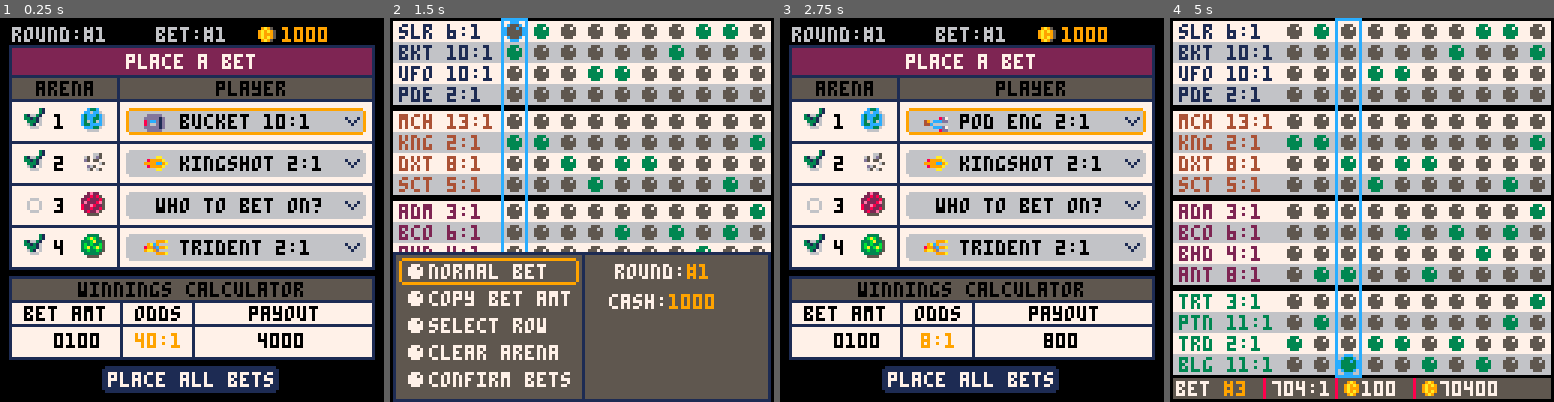
Above: before the commit, frames 1-4 (left to right).
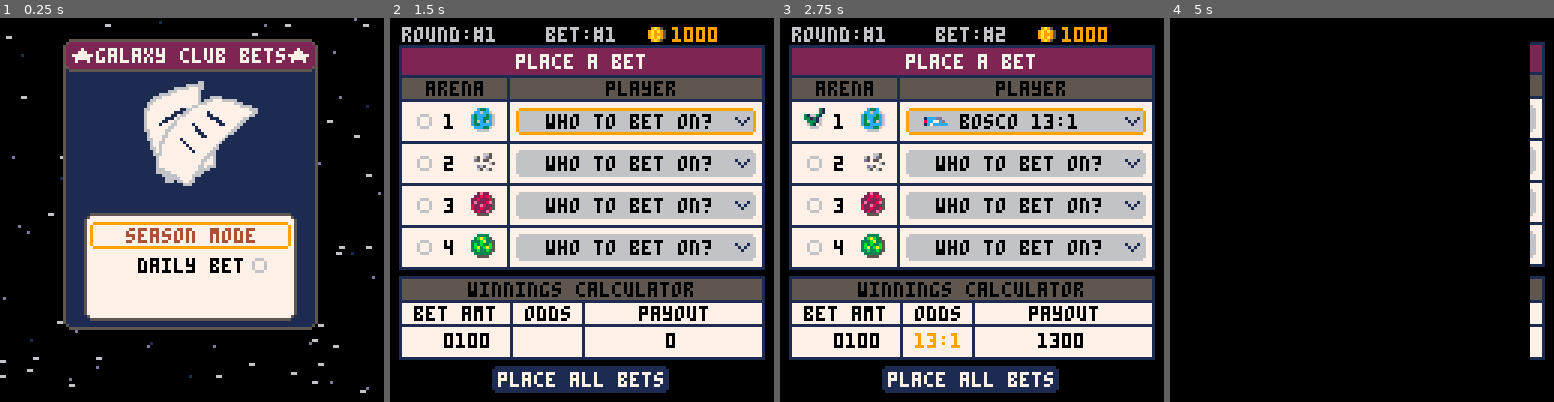
Above: after the commit, the same moments.

Repository: suspicious-smoke/club-bets-pico8
Game: PICO-8 cartridge galaxy_club_bets.p8
Two runs of this game, one before a commit and one after it. Both use one fixed random seed, a clock stepped at 60 frames per second and the inputs below.
Inputs:
- Up to frame 1 (0.25 s): no input
- Up to frame 2 (1.5 s): tap X (X key) at 0.33, 1.07 s; tap O (Z key) at 0.7 s
- Up to frame 3 (2.75 s): hold Right 1.6-2.1 s; tap O (Z key) at 1.7, 2.1, 2.5 s; tap X (X key) at 1.85 s; hold Up 2.15-2.42 s; hold Right from 2.47 s (still down)
- Up to frame 4 (5 s): tap O (Z key) every 0.4 s from 2.9 to 4.9 s; tap X (X key) at 2.97, 4.08 s; release Right at 3.03 s; hold Left 3.08-3.58 s; hold Down 3.63-3.97 s; hold Right 4.02-4.68 s; hold Up from 4.73 s (still down)

The runs differ from the first frame. In frame 1, 72% of the frame differs, in the area x 0-100%, y 0-98%; in frame 2, 85%; in frame 3, 2.9%; in frame 4, 91%, in the area x 0-100%, y 0-100%.

Commit message:
ticket print animation

Diff:
--- a/galaxy_club_bets.p8
+++ b/galaxy_club_bets.p8
@@ -105,18 +105,21 @@
 	f2c={7,6,6,5}--white to grey
 	f3c={7,12,12,1}--blue flame
 	isdailybet=false
+
+	is_printing,print_bet,t_sep=false,1,0
+
 	_upd=blank
 	_drw=blank
 	--fill_arenas()
 
-	init_season()
-	dummy_bets()
+	--init_season()
+	--dummy_bets()
 	--init_quickbetpage()
 	--init_gameover()
 	--calculate_winners()
 	--init_confirm()
 	--init_watch_race()
-	--init_menu()
+	init_menu()
 
 	--init_victory()
 end
@@ -218,13 +221,18 @@
 	if dailybetplaced then
 		menu_items={"season mode", "daily bet", "print daily bet"}
 	end
+	t_upd=blank--ticket update
 	_upd=upd_menu
 	_drw=drw_menu
 end
 
 function upd_menu()
+	t_upd()
 	animatestars()
 	sn=1.5*sin(time()*0.5)
+	if is_printing then
+		return
+	end
 	if btnp(⬆️) then
 		sfx(0)
 		mm_sel=(mm_sel-2)%#menu_items+1
@@ -232,15 +240,17 @@
 		sfx(0)
 		mm_sel=(mm_sel%#menu_items)+1
 	elseif btnp(🅾️) then
-		sfx(14)
+
 		music(-1)
 		if mm_sel==1 then
+			sfx(14)
 			reset_season()
 			trn_state(init_betpage)
 		elseif mm_sel==2 then
+			sfx(14)
 			init_daily_bet()
 		elseif mm_sel==3 then
-			print_ticket()
+			init_print_ticket()
 		end
 	end
 end
@@ -260,6 +270,13 @@
 	--daily bet checkmark
 	_dail_bet_spr=(dailybetplaced) and 39 or 38
 	spr(_dail_bet_spr,83,78)
+	if is_printing then
+
+		draw_ticket(print_bet,20,140+tick_y)
+		rrectfill(24,110,80,9,1,1)
+		print("printing to desktop",26,112,9)
+
+	end
 end
 
 function init_daily_bet()
@@ -272,8 +289,37 @@
 	end
 end
 
+function init_print_ticket()
+	print_ticket()
+	tik_tmr=0
+	tick_y=0
+	is_printing=true
+	t_upd=upd_menu_ticket
+end
+
+function upd_menu_ticket()
+	tik_tmr+=1
+	if tik_tmr<40 then
+		if rnd(1)>0.5 then
+			sfx(17)
+		else
+			sfx(18)
+		end
+		tick_y-=3
+	elseif tik_tmr==46 then
+		sfx(16)
+		tick_y-=16
+	elseif tik_tmr>70 and tik_tmr<90 then
+		tick_y-=6
+	elseif tik_tmr>90 then
+		is_printing=false
+		t_upd=blank
+	end
+end
+
 function print_ticket()
 	load_daily_bet()
+	print_bet=1
 	--recommended font: consolas 11pt, two column. remove spacing before/after paragraph
 	filename="galaxy club daily bets "..day.."."..month.."."..year
 	header="*********************\ngalaxy club daily bet\n*********************\n   date: "..date
@@ -303,6 +349,7 @@
 				for i_aplyr=1,4 do
 					local a_plyr=arenas[i_arena][i_aplyr]
 					if bets[i_bet][2][i_arena][i_aplyr] then
+						print_bet=i_bet
 						p_txt=p_txt.."\narena "..i_arena..": "..get_player_string(i_arena,i_aplyr)
 					end
 				end
@@ -961,7 +1008,7 @@
 	if gameover_mode==1 then
 		if lerp_ticket() then
 			t_tmr=0
-			sfx(7)
+			sfx(16)
 			gameover_mode=2
 		end
 	elseif gameover_mode==2 then
Not shown, changed: the sound effects (__sfx__) section of galaxy_club_bets.p8
